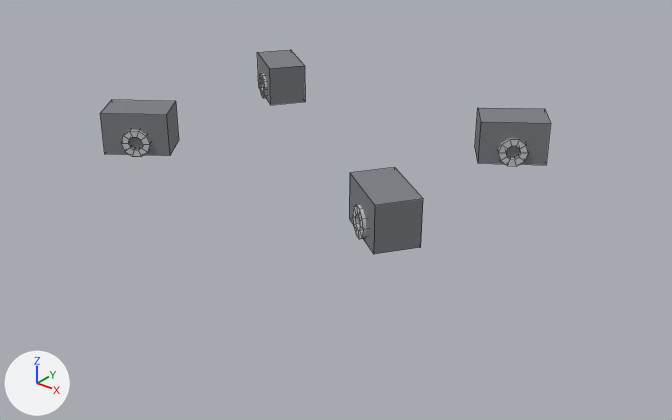
A saved change to the OBJ model assets/models/equipment/cobretty_er5_reactor/LOD1/er5_mounts.obj.
Rendered twice from a camera (50 mm lens) standing at (3.84, -4.67, 1.12) and looking at (0.15, -0.05, -1.74). Arrows for +X, +Y and +Z are at lower left; the lights stay in place. The first picture is the older version. Mesh edges are drawn as thin lines. Where no turn or scale is listed for an object, it has been applied to the vertices. Vertices at exactly the same position are counted once.

The first picture shows 'er5_mounts'.
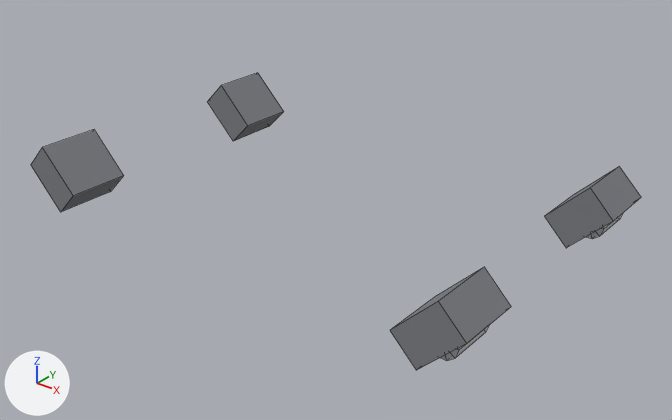
The change, as a diff of the scene's bpy script:
```diff
--- a/assets/models/equipment/cobretty_er5_reactor/LOD1/er5_mounts.obj.py
+++ b/assets/models/equipment/cobretty_er5_reactor/LOD1/er5_mounts.obj.py
@@ me_er5_mounts @@
-me_er5_mounts.from_pydata(...)  # 192 vertices, 184 faces; spans x -1.32..1.32, y -0.98..0.98, z -1.36..-1.05
-me_er5_mounts.vertices[0].co = (0.94, -0.49, -1.35)
-me_er5_mounts.vertices[1].co = (0.94, -0.49, -1.05)  # pixel (394, 167)
-me_er5_mounts.vertices[2].co = (0.78, -0.72, -1.05)  # pixel (349, 172)
-me_er5_mounts.vertices[3].co = (0.78, -0.72, -1.35)  # pixel (349, 218)
-me_er5_mounts.vertices[4].co = (1.32, -0.75, -1.35)  # pixel (420, 247)
-me_er5_mounts.vertices[5].co = (1.32, -0.75, -1.05)  # pixel (423, 198)
-me_er5_mounts.vertices[6].co = (1.16, -0.98, -1.05)  # pixel (374, 205)
-me_er5_mounts.vertices[7].co = (1.16, -0.98, -1.35)  # pixel (373, 254)
-me_er5_mounts.vertices[48].co = (0.78, 0.72, -1.35)  # pixel (474, 147)
-me_er5_mounts.vertices[49].co = (0.78, 0.72, -1.05)  # pixel (477, 107)
-me_er5_mounts.vertices[50].co = (0.94, 0.49, -1.05)  # pixel (480, 121)
-me_er5_mounts.vertices[51].co = (0.94, 0.49, -1.35)  # pixel (477, 163)
-me_er5_mounts.vertices[52].co = (1.16, 0.98, -1.35)
-me_er5_mounts.vertices[53].co = (1.16, 0.98, -1.05)  # pixel (544, 108)
-me_er5_mounts.vertices[54].co = (1.32, 0.75, -1.05)  # pixel (550, 123)
-me_er5_mounts.vertices[55].co = (1.32, 0.75, -1.35)  # pixel (546, 165)
+me_er5_mounts.from_pydata(...)  # 192 vertices, 184 faces; spans x -1.87..1.87, y -1.13..1.13, z -1.87..-1.39
+# me_er5_mounts part 1: the loose piece of 40 vertices spanning x 0.88..1.23, y -0.93..-0.55, z -1.36..-1.16 is turned 35 degrees about the z axis through its middle, then moved by (-2.74, 1.64, -0.42)
+# me_er5_mounts part 2: the loose piece of 40 vertices spanning x 0.88..1.23, y 0.55..0.93, z -1.36..-1.16 is turned -35 degrees about the z axis through its middle, then moved by (-2.74, -1.64, -0.42)
+# me_er5_mounts part 3: the loose piece of 40 vertices spanning x -1.23..-0.88, y -0.93..-0.55, z -1.36..-1.16 is turned 145 degrees about the z axis through its middle, then moved by (2.74, 1.64, -0.42)
+# me_er5_mounts part 4: the loose piece of 40 vertices spanning x -1.23..-0.88, y 0.55..0.93, z -1.36..-1.16 is turned -145 degrees about the z axis through its middle, then moved by (2.74, -1.64, -0.42)
+# me_er5_mounts part 5
+me_er5_mounts.vertices[0].co = (-1.68, 1.13, -1.39)  # pixel (257, 72)
+me_er5_mounts.vertices[1].co = (-1.39, 1.13, -1.68)  # pixel (283, 111)
+me_er5_mounts.vertices[2].co = (-1.39, 0.67, -1.68)  # pixel (247, 125)
+me_er5_mounts.vertices[3].co = (-1.68, 0.67, -1.39)  # pixel (221, 85)
+me_er5_mounts.vertices[4].co = (-1.87, 1.13, -1.57)
+me_er5_mounts.vertices[5].co = (-1.57, 1.13, -1.87)  # pixel (269, 126)
+me_er5_mounts.vertices[6].co = (-1.57, 0.67, -1.87)  # pixel (233, 141)
+me_er5_mounts.vertices[7].co = (-1.87, 0.67, -1.57)  # pixel (207, 101)
+# me_er5_mounts part 6
+me_er5_mounts.vertices[48].co = (-1.68, -0.67, -1.39)  # pixel (94, 129)
+me_er5_mounts.vertices[49].co = (-1.39, -0.67, -1.68)  # pixel (123, 175)
+me_er5_mounts.vertices[50].co = (-1.39, -1.13, -1.68)  # pixel (73, 195)
+me_er5_mounts.vertices[51].co = (-1.68, -1.13, -1.39)  # pixel (42, 147)
+me_er5_mounts.vertices[52].co = (-1.87, -0.67, -1.57)
+me_er5_mounts.vertices[53].co = (-1.57, -0.67, -1.87)  # pixel (110, 191)
+me_er5_mounts.vertices[54].co = (-1.57, -1.13, -1.87)  # pixel (60, 212)
+me_er5_mounts.vertices[55].co = (-1.87, -1.13, -1.57)  # pixel (30, 164)
+# me_er5_mounts part 7: 8 of 192 vertices moved; they spanned x -1.32..-0.78, y -0.98..-0.49, z -1.35..-1.05 and now span x 1.39..1.87, y 0.67..1.13, z -1.87..-1.39; mean shift (2.68, 1.64, -0.43); largest move (-1.16, -0.98, -1.05) -> (1.87, 1.13, -1.57)
+# me_er5_mounts part 8: 8 of 192 vertices moved; they spanned x -1.32..-0.78, y 0.49..0.98, z -1.35..-1.05 and now span x 1.39..1.87, y -1.13..-0.67, z -1.87..-1.39; mean shift (2.68, -1.64, -0.43); largest move (-1.16, 0.98, -1.05) -> (1.87, -1.13, -1.57)
 me_er5_mounts.materials.append(mat_eq_metal_band)
```

Changed parts and their boxes (x1, y1, x2, y2) in the pictures (672 x 420 px; the box of a moved part takes in the faces that stretch with it):
'er5_mounts', reshaped (35% wider, 45% taller): before (100, 50, 551, 254); after (31, 73, 641, 370)
part 1 of me_er5_mounts, moved or reshaped (not visible afterwards): before (353, 204, 367, 239)
part 2 of me_er5_mounts, moved or reshaped (not visible afterwards): before (498, 139, 528, 166)
part 3 of me_er5_mounts, moved or reshaped (mostly hidden afterwards): before (121, 130, 150, 157); after (586, 213, 623, 239)
part 4 of me_er5_mounts, moved or reshaped: before (259, 73, 267, 98); after (441, 326, 489, 361)
part 5 of me_er5_mounts, moved or reshaped: before (349, 167, 423, 254); after (207, 73, 284, 141)
part 6 of me_er5_mounts, moved or reshaped: before (475, 108, 551, 165); after (31, 130, 124, 212)
part 7 of me_er5_mounts, moved or reshaped: before (100, 100, 179, 156); after (544, 166, 641, 248)
part 8 of me_er5_mounts, moved or reshaped: before (257, 50, 305, 105); after (390, 267, 511, 370)
